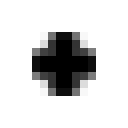
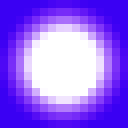
The second 128 x 128 image is a revision of the first. Changes to its layers:
hid "レイヤー" over [left=32, top=32, right=96, bottom=96]
added layer "レイヤー #4" (multiply) above "レイヤー #3" over [left=0, top=0, right=128, bottom=128]
added layer "レイヤー #3" (multiply) above "レイヤー #1" over [left=0, top=0, right=128, bottom=128]
